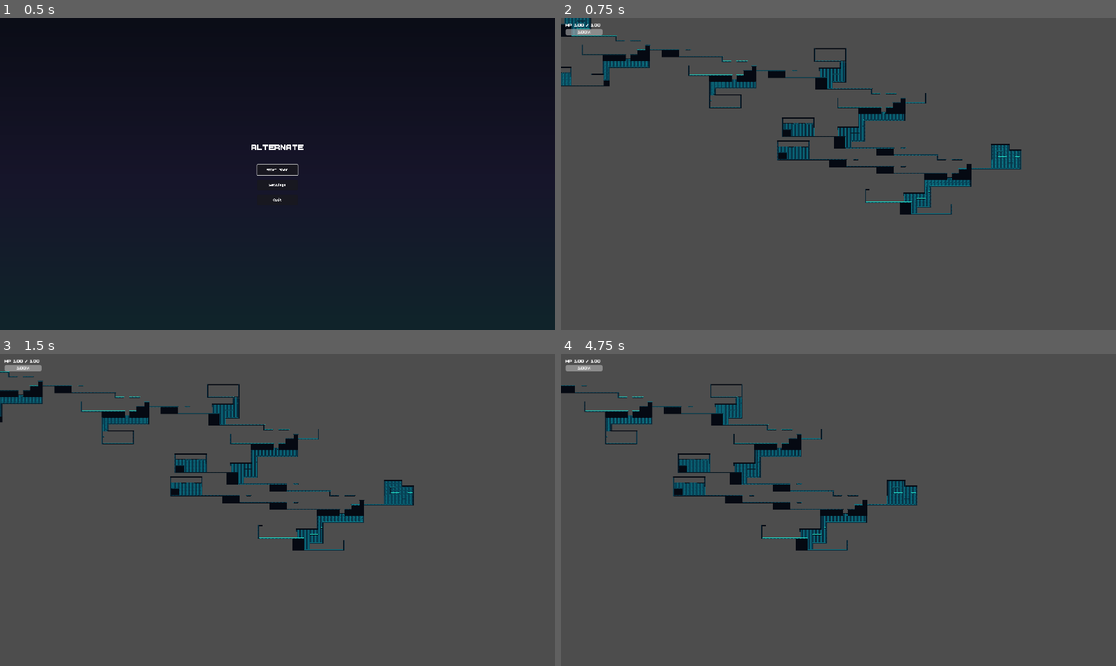
Above: before the commit, frames 1-4 (two rows, left to right).
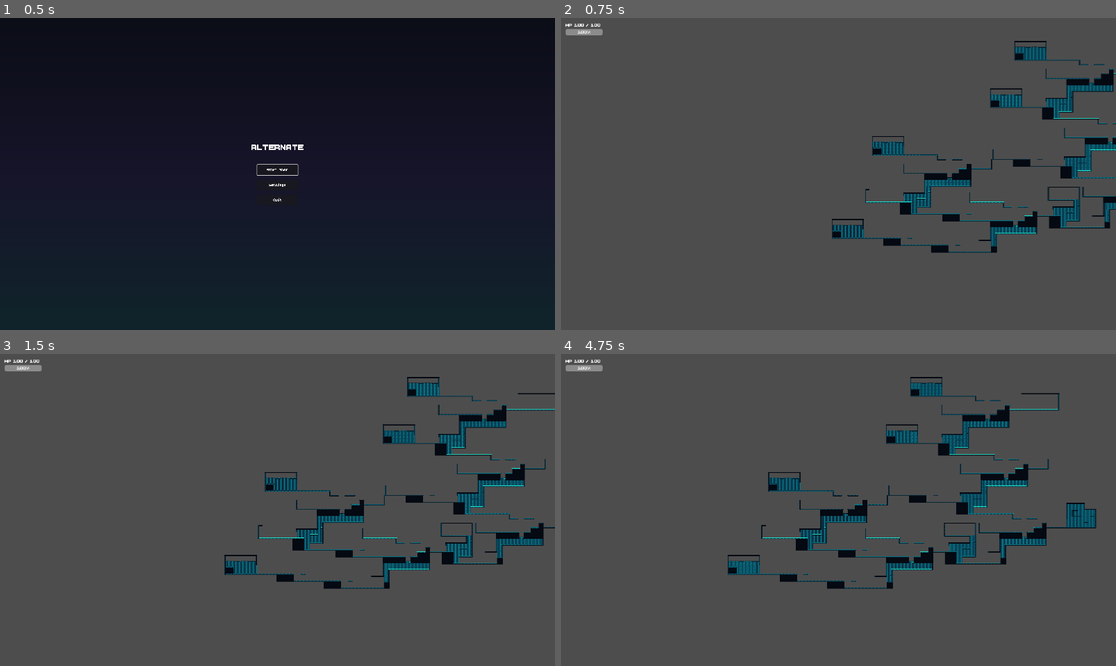
Above: after the commit, the same moments.

Repository: Lex047/alternate
Game: Godot game, scene res://ui/main_menu/main_menu.tscn
The game is run twice, just before and just after one commit, with the same random seed, the same clock (stepped at 60 frames per second) and the same inputs.
Inputs (mouse positions are in pixels of both pictures, inside the frame that each line leads up to):
- Up to frame 1 (0.5 s): no input
- Up to frame 2 (0.75 s): click "Start Game" at 0.5 s
- Up to frame 3 (1.5 s): tap Enter at 1.25 s; move the mouse to (399, 494) at 1.27 s; hold D (move_right) from 1.28 s (still down); hold Shift (sprint) from 1.28 s (still down); click (399, 494) at 1.42 s
- Up to frame 4 (4.75 s): tap Space (jump) at 1.52, 4.52 s; release D (move_right) at 2 s; release Shift (sprint) at 2 s; drag from (727, 525) to (810, 572) at 2.02 s; tap R (restart_game) at 2.75, 4.25 s; move the mouse to (894, 441) at 2.77 s; hold A (move_left) 2.78-3.5 s; hold Shift (sprint) 2.78-3.5 s; drag from (810, 572) to (672, 463) at 3.52 s; move the mouse to (1005, 556) at 4.27 s; hold D (move_right) from 4.28 s (still down); hold Shift (sprint) from 4.28 s (still down)

Frame 1 is identical in both runs. In frame 2, 8.5% of the frame differs, in the area x 0-100%, y 0-76%; in frame 3, 8.6%, in the area x 0-100%, y 5-76%; in frame 4, 8.6%.

Commit message:
feat(ui): add the seed display
- add the seed display to the hud, showing under the health bar
- retrieves the seed value from the generation and displays it if the seed display is turned on

Diff:
--- a/core/game_manager.gd
+++ b/core/game_manager.gd
@@ -10,12 +10,23 @@
 
 var player: Player
 
+var is_game_over: bool = false
+
 
 func _ready() -> void:
 	process_mode = Node.PROCESS_MODE_ALWAYS
 
 
 func _unhandled_input(event: InputEvent) -> void:
+	if is_game_over:
+		if event.is_action_pressed("restart_game"):
+			restart_current_level()
+
+		elif event.is_action_pressed("pause"):
+			go_to_main_menu()
+
+		return
+
 	if event.is_action_pressed("pause"):
 		if get_tree().paused:
 			resume_game()
@@ -47,6 +58,8 @@
 
 
 func handle_player_death() -> void:
+	is_game_over = true
+
 	get_tree().paused = true
 	player_died.emit()
 
@@ -62,10 +75,14 @@
 
 
 func restart_current_level() -> void:
+	is_game_over = false
+
 	get_tree().paused = false
 	get_tree().reload_current_scene()
 
 
 func go_to_main_menu() -> void:
+	is_game_over = false
+
 	get_tree().paused = false
-	get_tree().change_scene_to_file("res://ui/main_menu.tscn")
+	get_tree().change_scene_to_file("res://ui/main_menu/main_menu.tscn")
--- a/core/settings_manager.gd
+++ b/core/settings_manager.gd
@@ -3,6 +3,7 @@
 
 const SETTINGS_PATH := "user://settings.cfg"
 
+signal show_seed_changed(enabled: bool)
 
 var master_volume: float = 100.0
 var music_volume: float = 100.0
@@ -70,7 +71,10 @@
 
 func set_show_seed(enabled: bool) -> void:
 	show_seed = enabled
-	save_settings()
+
+	save_settings()
+
+	show_seed_changed.emit(show_seed)
 
 
 func _apply_fullscreen() -> void:
--- a/tests/generation_test.gd
+++ b/tests/generation_test.gd
@@ -4,6 +4,7 @@
 @export_category("Generation")
 @export var level_generator: LevelGenerator
 @export var generation_splash: GenerationSplash
+@export var hud: GameHUD
 
 
 @export_category("Audio")
@@ -23,9 +24,7 @@
 
 
 func _start_game() -> void:
-	generation_splash.show_splash(
-		"GENERATING DISTRICT..."
-	)
+	generation_splash.show_splash()
 
 	# Give Godot a frame to actually draw the splash.
 	await get_tree().process_frame
@@ -40,6 +39,7 @@
 		"Game: Level ready with seed ",
 		generation_seed
 	)
+	hud.set_level_seed(generation_seed)
 
 	generation_splash.hide_splash()
 
--- a/tests/generation_test.tscn
+++ b/tests/generation_test.tscn
@@ -21,10 +21,11 @@
 [ext_resource type="PackedScene" uid="uid://c2vnyj6k8m8q1" path="res://ui/generation_splash.tscn" id="19_s6ku8"]
 [ext_resource type="PackedScene" uid="uid://c2ynhunpkkrre" path="res://ui/hud/hud.tscn" id="20_e83hr"]
 
-[node name="GenerationTest" type="Node2D" node_paths=PackedStringArray("level_generator", "generation_splash")]
+[node name="GenerationTest" type="Node2D" node_paths=PackedStringArray("level_generator", "generation_splash", "hud")]
 script = ExtResource("1_cw2b7")
 level_generator = NodePath("LevelGenerator")
 generation_splash = NodePath("GenerationSplash")
+hud = NodePath("HUD")
 game_music = ExtResource("2_vmolj")
 
 [node name="LevelGenerator" parent="." instance=ExtResource("1_axj3q")]
@@ -35,7 +36,6 @@
 terminal_chunk_scenes = Array[PackedScene]([ExtResource("8_yknkj"), ExtResource("9_46m32"), ExtResource("10_l615m"), ExtResource("11_mtyjm"), ExtResource("13_07vur"), ExtResource("14_nk0po")])
 goal_chunk_scenes = Array[PackedScene]([ExtResource("15_nk0po")])
 chunk_count = 15
-generation_seed = 123467
 
 [node name="DebugCamera" type="Camera2D" parent="."]
 script = ExtResource("15_07vur")
--- a/ui/hud/hud.gd
+++ b/ui/hud/hud.gd
@@ -1,9 +1,13 @@
 extends CanvasLayer
+class_name GameHUD
 
 
 @export_category("HUD")
 @export var health_bar: ProgressBar
 @export var health_label: Label
+@export var seed_label: Label
+
+var current_level_seed: int = 0
 
 
 @export_category("Panels")
@@ -23,7 +27,6 @@
 @export_category("Audio")
 @export var pause_audio: MenuAudio
 
-
 var allow_focus_sound: bool = false
 
 
@@ -32,6 +35,10 @@
 
 	GameManager.player_health_changed.connect(
 		_on_player_health_changed
+	)
+
+	SettingsManager.show_seed_changed.connect(
+		_on_show_seed_changed
 	)
 
 	GameManager.player_died.connect(
@@ -86,6 +93,33 @@
 			"HP %d / %d"
 			% [current_health, max_health]
 		)
+
+
+func set_level_seed(generation_seed: int) -> void:
+	current_level_seed = generation_seed
+
+	_update_seed_display()
+
+
+func _on_show_seed_changed(
+	_enabled: bool
+) -> void:
+	_update_seed_display()
+
+
+func _update_seed_display() -> void:
+	if not seed_label:
+		return
+
+	seed_label.text = (
+		"SEED: %d"
+		% current_level_seed
+	)
+
+	seed_label.visible = (
+		SettingsManager.show_seed
+		and current_level_seed != 0
+	)
 
 
 func _on_player_died() -> void:
--- a/ui/hud/hud.tscn
+++ b/ui/hud/hud.tscn
@@ -34,10 +34,11 @@
 [sub_resource type="StyleBoxFlat" id="StyleBoxFlat_o2lis"]
 bg_color = Color(0.6, 0.6, 0.6, 0)
 
-[node name="HUD" type="CanvasLayer" node_paths=PackedStringArray("health_bar", "health_label", "game_over_panel", "pause_panel", "pause_settings_panel", "settings_panel", "resume_button", "settings_button", "restart_button", "main_menu_button", "pause_audio")]
+[node name="HUD" type="CanvasLayer" node_paths=PackedStringArray("health_bar", "health_label", "seed_label", "game_over_panel", "pause_panel", "pause_settings_panel", "settings_panel", "resume_button", "settings_button", "restart_button", "main_menu_button", "pause_audio")]
 script = ExtResource("1_rbyyf")
 health_bar = NodePath("RootControl/HUDMargin/VBoxContainer/HealthBar")
 health_label = NodePath("RootControl/HUDMargin/VBoxContainer/HealthLabel")
+seed_label = NodePath("RootControl/HUDMargin/VBoxContainer/SeedLabel")
 game_over_panel = NodePath("RootControl/GameOverPanel")
 pause_panel = NodePath("RootControl/PausePanel")
 pause_settings_panel = NodePath("RootControl/PauseSettingsPanel")
@@ -82,6 +83,15 @@
 size_flags_horizontal = 0
 theme_override_font_sizes/font_size = 20
 value = 100.0
+
+[node name="Spacer" type="Control" parent="RootControl/HUDMargin/VBoxContainer"]
+custom_minimum_size = Vector2(0, 8)
+layout_mode = 2
+
+[node name="SeedLabel" type="Label" parent="RootControl/HUDMargin/VBoxContainer"]
+layout_mode = 2
+theme_override_font_sizes/font_size = 20
+text = "SEED: 12345"
 
 [node name="GameOverPanel" type="PanelContainer" parent="RootControl"]
 visible = false
Not shown, changed: README.md
